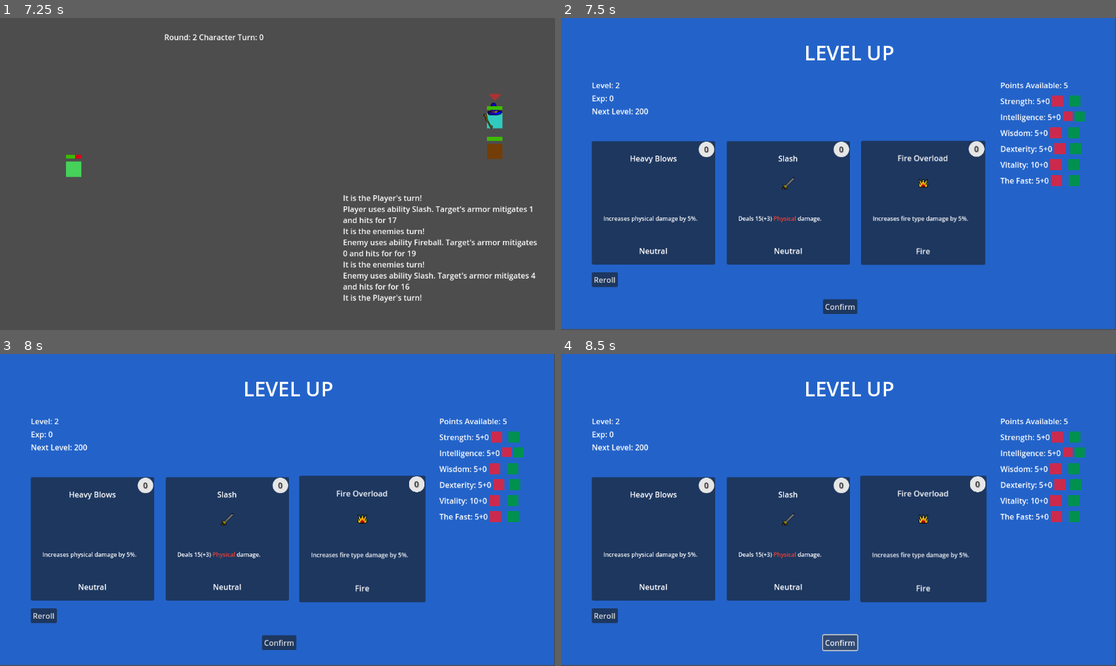
Above: before the commit, frames 1-4 (two rows, left to right).
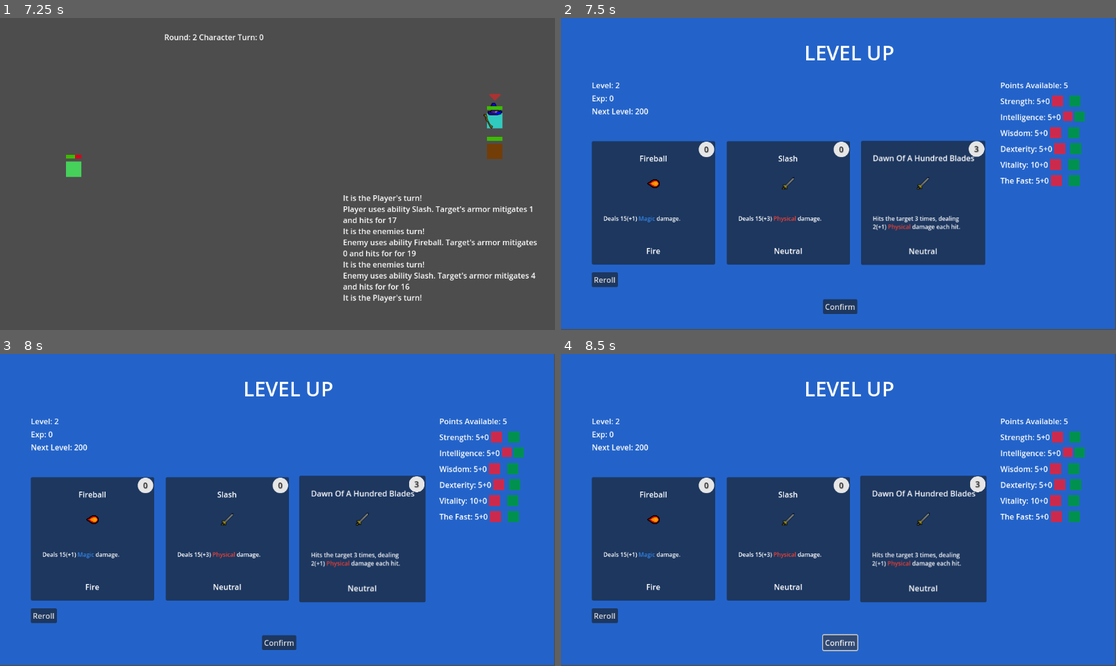
Above: after the commit, the same moments.

Repository: wildbeard/rpg
Game: Godot game, scene res://Scenes/SceneSwitcher.tscn
Two runs of this game, one before a commit and one after it. Both use one fixed random seed, a clock stepped at 60 frames per second and the inputs below.
Inputs (mouse positions are in pixels of both pictures, inside the frame that each line leads up to):
- Up to frame 1 (7.25 s): click "Enter Battle" at 0.5 s; click "Slash" at 1.25 s; tap Enter (ui_accept) at 2, 2.27, 2.75, 3.02, 3.5, 4.52, 5, 5.27, 5.75, 6.02 s; move the mouse to (399, 158) at 2.02 s; hold D (move_right) 2.03-2.78 s; click (399, 158) at 2.17 s; move the mouse to (166, 189) at 2.77 s; hold S (move_down) 2.78-3.53 s; move the mouse to (333, 105) at 3.52 s; hold D (move_right) 3.53-4.28 s; move the mouse to (249, 236) at 4.27 s; hold W (move_up) 4.28-5.03 s; click (249, 236) at 4.42 s; move the mouse to (444, 220) at 5.02 s; hold A (move_left) 5.03-6.5 s; move the mouse to (111, 127) at 5.77 s; click "Fireball" at 6.5 s
- Up to frame 2 (7.5 s): tap Enter (ui_accept) at 7.25 s; move the mouse to (866, 174) at 7.27 s; hold S (move_down) from 7.28 s (still down); click (866, 174) at 7.42 s
- Up to frame 3 (8 s): keep holding S (move_down)
- Up to frame 4 (8.5 s): release S (move_down) at 8 s; click "Confirm" at 8 s

Frame 1 is identical in both runs. In frame 2, 1.1% of the frame differs, in the area x 7-76%, y 40-76%; in frame 3, 1.1%, in the area x 7-76%, y 40-77%; in frame 4, 1.1%.

Commit message:
Added defensive passives, added math to support them

Diff:
--- a/Resources/Abilities/magic_armor.tres
+++ b/Resources/Abilities/absolute_unit.tres
@@ -5,12 +5,13 @@
 [resource]
 script = ExtResource("1_juifi")
 name = "Absolute Unit"
-description = "Your sheer size reduces physical damage dealt to you by 5%."
-ability_type = 1
-cooldown = 0
+description = "Reduces %dt taken by %pdr."
+ability_type = 2
 target_type = 0
 damage_type = 0
 element_type = 0
+cooldown = 0
+number_of_hits = 1
 damage_base = 0
 damage_weap_modifier = 0.0
 damage_stat_type = Array[int]([0])
--- a/Resources/Ability.gd
+++ b/Resources/Ability.gd
@@ -9,6 +9,7 @@
 enum AbilityType {
 	ACTIVE,
 	PASSIVE,
+	PASSIVE_DEFENSE,
 }
 
 enum TargetType {
--- a/Scenes/Character.gd
+++ b/Scenes/Character.gd
@@ -30,8 +30,10 @@
 
 func mitigateDamage(incoming: int, damageType: Ability.DamageType) -> int:
 	var equipment: Dictionary = self.getEquippedItems()
+	var passives: Array[Ability] = self.abilityBook.getDefensivePassives()
 	var dmg: int = incoming
 	var totalDef: float = 0
+	var outgoingDmg: float = 0
 
 	for key in equipment:
 		var item = equipment[key]
@@ -43,7 +45,16 @@
 		if item is Armor:
 			totalDef += item.getDamageReduction(damageType == Ability.DamageType.PHYSICAL)
 
-	return floori(dmg - (dmg * totalDef))
+	outgoingDmg = (dmg - (dmg * totalDef))
+
+	for passive in passives:
+		if passive.damage_stat_type.has(damageType):
+			var key: int = passive.damage_stat_type.find(damageType)
+
+			if key >= 0:
+				outgoingDmg -= (outgoingDmg * (passive.damage_stat_modifier[key] / 100))
+
+	return floori(outgoingDmg)
 
 func _on_health_change(health: int) -> void:
 	%HPBar.value = health
--- a/Scripts/CharacterAbilityBook.gd
+++ b/Scripts/CharacterAbilityBook.gd
@@ -22,16 +22,20 @@
 	return self._allAbilities[name]
 
 func getActiveAbilities() -> Array[Ability]:
-	return self.getAbilities(Ability.AbilityType.ACTIVE)
+	return self.getAbilities([Ability.AbilityType.ACTIVE])
 
 func getPassiveAbilities() -> Array[Ability]:
-	return self.getAbilities(Ability.AbilityType.PASSIVE)
+	return self.getAbilities([Ability.AbilityType.PASSIVE])
 
-func getAbilities(abilityType: Ability.AbilityType) -> Array[Ability]:
+func getDefensivePassives() -> Array[Ability]:
+	return self.getAbilities([Ability.AbilityType.PASSIVE_DEFENSE])
+
+func getAbilities(abilityTypes: Array[Ability.AbilityType]) -> Array[Ability]:
 	var a: Array[Ability] = []
 
 	for name in self._abilities:
-		if self._abilities[name].ability_type == abilityType:
+		var abilityType: Ability.AbilityType = self._abilities[name].ability_type
+		if abilityTypes.has(abilityType):
 			a.push_back(self._abilities[name])
 
 	return a
